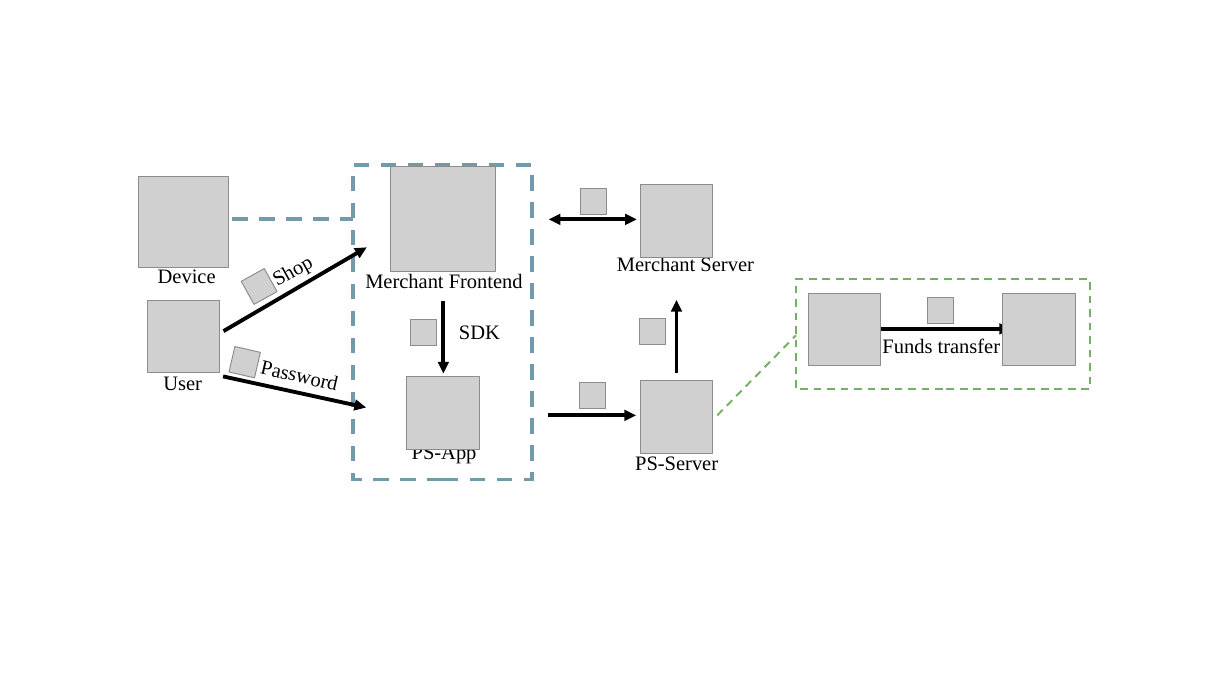
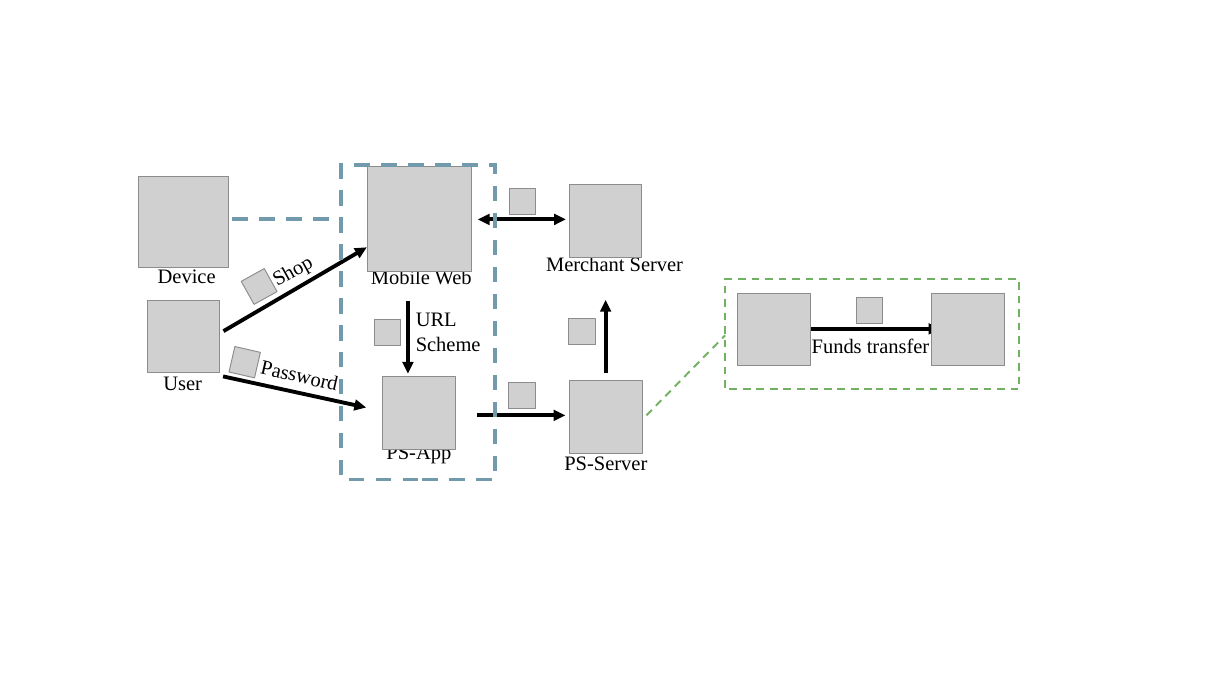
Before and after one commit to OccDeser/paper-third-party-online-payment-TDSC, a slide deck: slide 4 of img-source/images.pptx. Drawn at 1232x693 pixels with LibreOffice and Linux fonts; fonts in the diff are those of the drawing; grey boxes stand for pictures. Boxes give left, top, right and bottom in pixels: in the first picture for what was removed or moved away, otherwise in the second. Text is boxed around its words. In the diff, an @@ line names an element or a change of style, - is before the commit and + after.

```diff
--- a/img-source/images.pptx
+++ b/img-source/images.pptx
@@ rectangle: place and size @@
-rectangle at [353,165,532,480]
+rectangle at [341,165,495,480]
@@ line moved from (232, 219) - (353, 219) to (232, 219) - (341, 219) @@
@@ text at [371,268,472,285]: text changed @@
-Merchant Frontend
+Mobile Web
@@ picture: place and size @@
-picture at [410,320,436,346]
+picture at [374,320,400,346]
@@ arrow moved from (444, 300) - (444, 373) to (409, 300) - (409, 373) @@
@@ text at [416,312,481,352]: text changed @@
-SDK
+URL Scheme
@@ 8 pictures, 3 texts, 3 arrows, 1 line, 1 rectangle, 1 double arrow: place and size @@
-8 pictures, 3 texts, 3 arrows, 1 line, 1 rectangle, 1 double arrow at [548,185,1090,471]
+8 pictures, 3 texts, 3 arrows, 1 line, 1 rectangle, 1 double arrow at [478,185,1019,471]
@@ 2 pictures, 1 text: place and size @@
-2 pictures, 1 text at [391,167,495,465]
+2 pictures, 1 text at [367,167,471,464]
```
Also in this commit, not shown: 2 other slides changed, 1 slide added, 1 slide removed, 8 other files.
